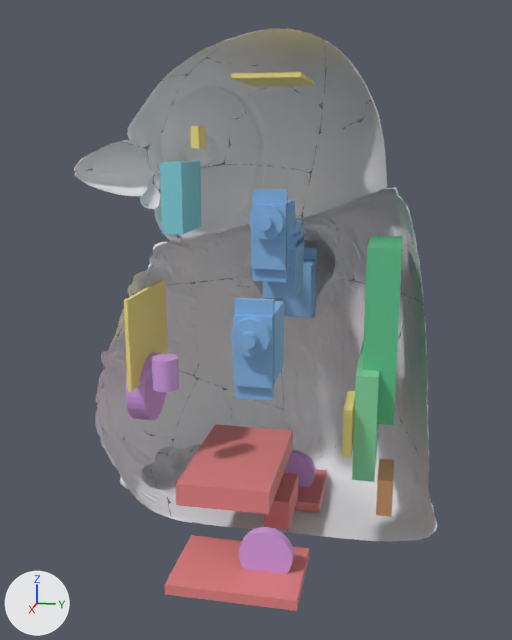
The glTF model dev/size/fit-preview.glb, before and after one commit.
Both versions are drawn from a camera (50 mm lens) standing at (0.266, 0.042, 0.159) and looking at (-0.019, -0.015, 0.088). Every picture has the same lights, and +X, +Y and +Z are marked at lower left. The first picture is the older version. Vertices at exactly the same position are counted once.

The older version as bpy lines, for what is in view:
```python
me_camera = bpy.data.meshes.new('camera')
me_camera.from_pydata(...)  # 22094 vertices, 40584 faces; spans x -0.114..0.068, y -0.085..0.063, z 0.0..0.2
me_camera.materials.append(mat_defaultmaterial)
ob_camera = bpy.data.objects.new('camera', me_camera)
ob_camera.location = (0.0, 0.0, 0.0)
```
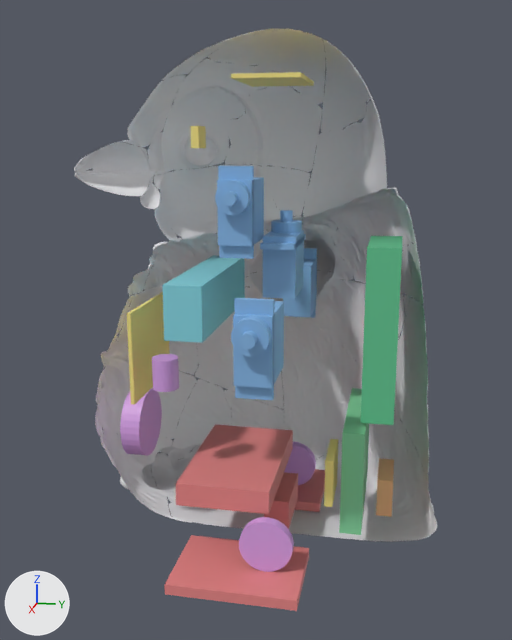
Where the change shows, as pixel boxes [x1, y1, x2, y2] in the pictures (512 x 640 px; the box of a moved part takes in the faces that stretch with it):
part 1 of me_camera, moved or reshaped
    before: [251, 199, 295, 270]
    after: [217, 177, 264, 246]
part 2 of me_camera, moved or reshaped
    before: [252, 189, 288, 282]
    after: [218, 166, 254, 259]
part 3 of me_camera, moved or reshaped
    before: [249, 204, 285, 240]
    after: [215, 180, 251, 215]
part 4 of me_camera, moved or reshaped
    before: [284, 450, 316, 487]
    after: [284, 442, 316, 485]
part 5 of me_camera, moved or reshaped
    before: [239, 527, 294, 574]
    after: [239, 517, 294, 572]
part 6 of me_camera, moved or reshaped
    before: [352, 339, 379, 482]
    after: [339, 388, 369, 535]
part 7 of me_camera, moved or reshaped
    before: [126, 352, 166, 420]
    after: [120, 388, 162, 456]
part 8 of me_camera, moved or reshaped
    before: [342, 391, 355, 458]
    after: [324, 439, 338, 507]
part 9 of me_camera, moved or reshaped
    before: [124, 279, 167, 392]
    after: [127, 292, 170, 404]
part 10 of me_camera, moved or reshaped
    before: [160, 161, 202, 234]
    after: [162, 255, 245, 343]

What the commit changed:
me_camera has 22094 vertices, 40584 faces and spans x -0.114..0.068, y -0.085..0.063, z 0.0..0.2.
me_camera is used by ob_camera; location (0.0, 0.0, 0.0).
me_camera part 1: the loose piece of 8 vertices spanning x 0.0..0.023, y -0.008..0.004, z 0.117..0.139 is moved by (0.0, -0.012, 0.008).
me_camera part 2: the loose piece of 8 vertices spanning x 0.019..0.021, y -0.008..0.004, z 0.112..0.144 is moved by (0.0, -0.012, 0.008).
me_camera part 3: the loose piece of 83 vertices spanning x 0.023..0.031, y -0.008..0.004, z 0.128..0.139 is moved by (0.0, -0.012, 0.008).
me_camera part 4: the loose piece of 66 vertices spanning x -0.037..-0.033, y -0.01..0.01, z 0.002..0.022 is moved by (0.0, 0.0, 0.004).
me_camera part 5: the loose piece of 66 vertices spanning x 0.033..0.037, y -0.01..0.01, z 0.002..0.022 is moved by (0.0, 0.0, 0.004).
me_camera part 6: the loose piece of 8 vertices spanning x -0.025..0.025, y 0.03..0.038, z 0.04..0.08 is moved by (0.0, -0.004, -0.022).
me_camera part 7: the loose piece of 66 vertices spanning x -0.014..0.014, y -0.061..-0.053, z 0.048..0.076 is moved by (0.0, -0.003, -0.016).
me_camera part 8: the loose piece of 8 vertices spanning x 0.01..0.03, y 0.026..0.03, z 0.051..0.069 is moved by (0.0, -0.006, -0.02).
me_camera part 9: the loose piece of 8 vertices spanning x -0.022..0.022, y -0.057..-0.055, z 0.067..0.103 is moved by (0.0, 0.001, -0.005).
me_camera part 10: the loose piece of 8 vertices spanning x -0.013..0.013, y -0.044..-0.036, z 0.127..0.153 is scaled about its middle by (2.69, 1.75, 0.769), then moved by (0.0, 0.01, -0.038).
